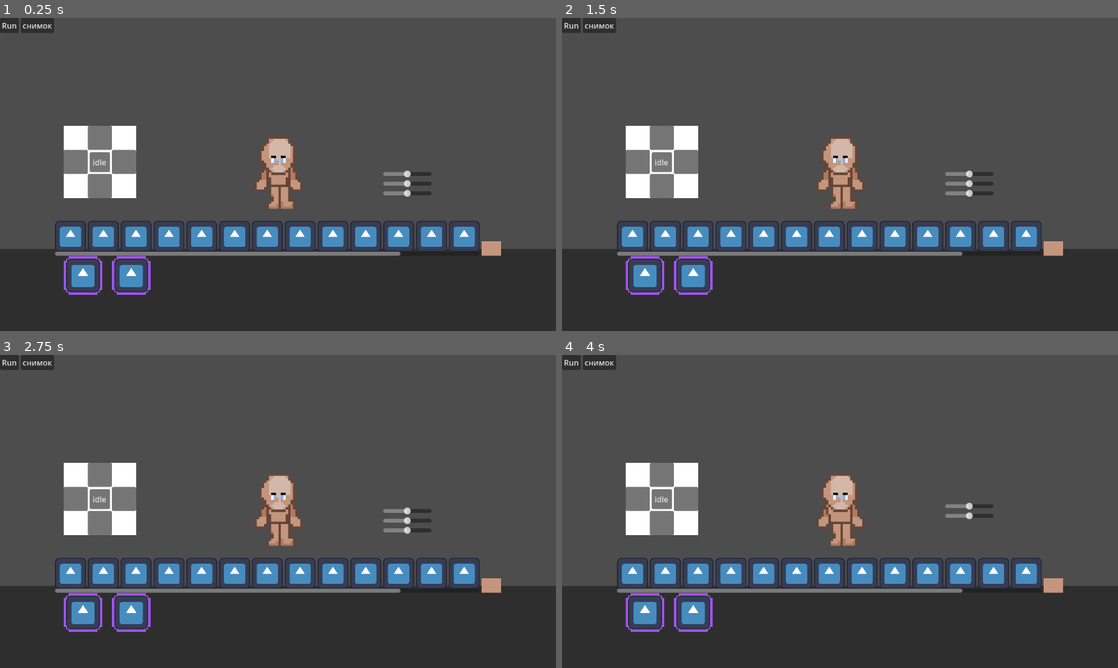
Above: before the commit, frames 1-4 (two rows, left to right).
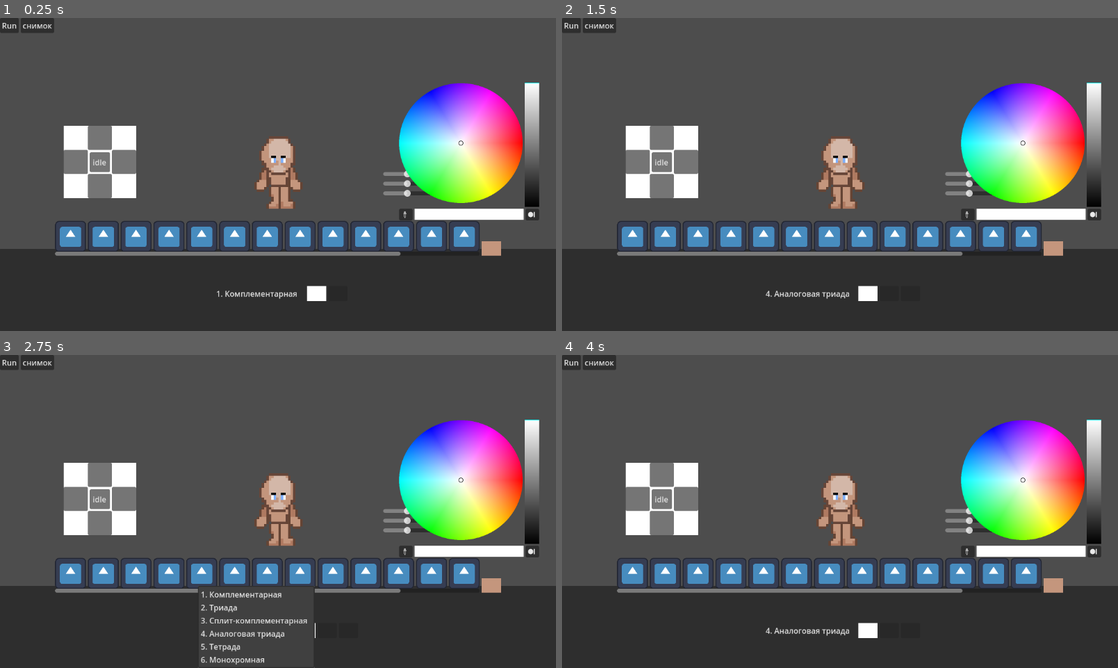
Above: after the commit, the same moments.

Repository: p1petto/CharacterMakerNew
Game: Godot game, scene res://Scenes/maker.tscn
The game is run twice, just before and just after one commit, with the same random seed, the same clock (stepped at 60 frames per second) and the same inputs. The engine's default icon, where the game draws it, is replaced by a stand-in: a white triangle on a blue panel in a dark square.
Inputs (mouse positions are in pixels of both pictures, inside the frame that each line leads up to):
- Up to frame 1 (0.25 s): no input
- Up to frame 2 (1.5 s): click (817, 293) at 0.5 s, where only the run after the commit has a clickable "1. Комплементарная"; click (878, 293) at 1.27 s
- Up to frame 3 (2.75 s): click (244, 630) at 2 s, where only the run after the commit has a clickable "4. Аналоговая триада"
- Up to frame 4 (4 s): click (645, 611) at 2.77 s; click (695, 611) at 3.52 s

The runs differ from the first frame. In frame 1, 10% of the frame differs, in the area x 11-97%, y 20-91%; in frame 2, 10%; in frame 3, 11%, in the area x 11-97%, y 20-100%; in frame 4, 11%.

Commit message:
added: Создание кнопок настройки цвета в зависимости от выбранной схемы

Diff:
--- a/Resources/CatalogItems/Clothes/Clothes/T-shirt/T-shirt1.tres
+++ b/Resources/CatalogItems/Clothes/Clothes/T-shirt/T-shirt1.tres
@@ -14,7 +14,7 @@
 down_walk_position = Vector2(-12, 12)
 right_walk_position = Vector2(-8, 12)
 top_walk_position = Vector2(-12, 9)
-left_walk_position = Vector2(-16, 0)
+left_walk_position = Vector2(-16, 12)
 clothes_type = "T-shirt"
 
 [resource]
--- /dev/null
+++ b/Scenes/color_scheme_button.tscn
@@ -0,0 +1,7 @@
+[gd_scene load_steps=2 format=3 uid="uid://c5g25vaej7j3d"]
+
+[ext_resource type="Script" path="res://Scripts/UI/color_scheme_button.gd" id="1_mab5n"]
+
+[node name="ColorSchemeButton" type="Button"]
+custom_minimum_size = Vector2(40, 30)
+script = ExtResource("1_mab5n")
--- a/Scenes/maker.tscn
+++ b/Scenes/maker.tscn
@@ -45,6 +45,8 @@
 [ext_resource type="Resource" uid="uid://clnhqp6wr2hj8" path="res://Resources/CatalogItems/Clothes/Clothes/Pants/overall1.tres" id="32_ba0ri"]
 [ext_resource type="Resource" uid="uid://bevuxacp5vbpd" path="res://Resources/CatalogItems/Clothes/Clothes/Pants/overall2.tres" id="33_f3a3y"]
 [ext_resource type="Resource" uid="uid://cc2qhrmkmu454" path="res://Resources/CatalogItems/Clothes/Clothes/Pants/overall3.tres" id="34_3iy82"]
+[ext_resource type="Script" path="res://Scripts/UI/color_scheme_controller.gd" id="41_nvgda"]
+[ext_resource type="PackedScene" uid="uid://c5g25vaej7j3d" path="res://Scenes/color_scheme_button.tscn" id="42_sa4c0"]
 
 [sub_resource type="ViewportTexture" id="ViewportTexture_1urqw"]
 viewport_path = NodePath("SubViewportContainer/SubViewport")
@@ -348,6 +350,7 @@
 size_flags_vertical = 8
 
 [node name="Body" parent="UI/Catalog/CatalogContainer" groups=["DynamicTab"] instance=ExtResource("4_kavcm")]
+visible = false
 layout_mode = 2
 catalog_items = Array[ExtResource("5_sbt4v")]([ExtResource("11_wp1wm"), ExtResource("7_kywax")])
 
@@ -432,7 +435,39 @@
 linked_symmetrical_element = NodePath("../LeftPantLeg")
 
 [node name="ColorSettings" parent="UI/Catalog/CatalogContainer" groups=["SettingsTab"] instance=ExtResource("4_kavcm")]
-visible = false
+layout_mode = 2
+
+[node name="CenterContainer" type="CenterContainer" parent="UI/Catalog/CatalogContainer/ColorSettings"]
+layout_mode = 2
+
+[node name="ColorSchemeController" type="HBoxContainer" parent="UI/Catalog/CatalogContainer/ColorSettings/CenterContainer"]
+layout_mode = 2
+script = ExtResource("41_nvgda")
+
+[node name="SettingsContainer" type="VBoxContainer" parent="UI/Catalog/CatalogContainer/ColorSettings/CenterContainer/ColorSchemeController"]
+layout_mode = 2
+
+[node name="SchemeMenuButton" type="MenuButton" parent="UI/Catalog/CatalogContainer/ColorSettings/CenterContainer/ColorSchemeController/SettingsContainer"]
+custom_minimum_size = Vector2(200, 30)
+layout_mode = 2
+clip_text = true
+item_count = 6
+popup/item_0/text = "1. Комплементарная"
+popup/item_1/text = "2. Триада"
+popup/item_1/id = 1
+popup/item_2/text = "3. Сплит-комплементарная"
+popup/item_2/id = 2
+popup/item_3/text = "4. Аналоговая триада"
+popup/item_3/id = 3
+popup/item_4/text = "5. Тетрада"
+popup/item_4/id = 4
+popup/item_5/text = "6. Монохромная"
+popup/item_5/id = 5
+
+[node name="СolorSchemeButtons" type="HBoxContainer" parent="UI/Catalog/CatalogContainer/ColorSettings/CenterContainer/ColorSchemeController"]
+layout_mode = 2
+
+[node name="ColorSchemeButton" parent="UI/Catalog/CatalogContainer/ColorSettings/CenterContainer/ColorSchemeController/СolorSchemeButtons" instance=ExtResource("42_sa4c0")]
 layout_mode = 2
 
 [node name="MarginContainer" type="CenterContainer" parent="UI/Catalog"]
@@ -460,6 +495,18 @@
 size_flags_horizontal = 8
 size_flags_vertical = 8
 script = ExtResource("26_hr221")
+
+[node name="ColorSchemeColorPicker" type="ColorPicker" parent="UI"]
+offset_left = 823.0
+offset_top = 131.0
+offset_right = 1121.0
+offset_bottom = 431.0
+size_flags_horizontal = 4
+picker_shape = 2
+color_modes_visible = false
+sliders_visible = false
+hex_visible = false
+presets_visible = false
 
 [node name="DirectionButtons" type="ColorRect" parent="UI"]
 offset_left = 132.0
@@ -553,6 +600,7 @@
 script = ExtResource("25_aee7t")
 animation_speed = 5.0
 
+[connection signal="color_changed" from="UI/ColorSchemeColorPicker" to="UI/Catalog/CatalogContainer/ColorSettings/CenterContainer/ColorSchemeController" method="_on_color_scheme_color_picker_color_changed"]
 [connection signal="button_up" from="UI/DirectionButtons/AnimationButton" to="UI/DirectionButtons/AnimationButton" method="_on_button_up"]
 [connection signal="toggled" from="UI/HBoxContainer/AnimationPlayer" to="AnimationController" method="_on_animation_player_toggled"]
 [connection signal="button_up" from="UI/HBoxContainer/Export" to="UI/HBoxContainer/Export" method="_on_button_up"]
--- /dev/null
+++ b/Scripts/UI/color_scheme_button.gd
@@ -0,0 +1,13 @@
+extends Button
+
+class_name ColorSchemeButton
+
+
+# Called when the node enters the scene tree for the first time.
+func _ready() -> void:
+	pass # Replace with function body.
+
+
+# Called every frame. 'delta' is the elapsed time since the previous frame.
+func _process(delta: float) -> void:
+	pass
--- /dev/null
+++ b/Scripts/UI/color_scheme_controller.gd
@@ -0,0 +1,56 @@
+extends HBoxContainer
+@onready var settings_container = $SettingsContainer
+@onready var scheme_menu_button = $SettingsContainer/SchemeMenuButton
+@onready var color_scheme_buttons = $"СolorSchemeButtons"
+@onready var start_scheme_button = $"СolorSchemeButtons/ColorSchemeButton"
+var color_scheme_button_scene = "res://Scenes/color_scheme_button.tscn"
+var popup
+var scheme_array = [2, 3, 3, 3, 4, 4]
+
+func _ready() -> void:
+	popup = scheme_menu_button.get_popup()
+	popup.id_pressed.connect(on_id_pressed)
+	if popup.item_count > 0:
+		# Установка текста для первого элемента
+		scheme_menu_button.text = popup.get_item_text(0)
+		# Имитируем нажатие на первый элемент для загрузки начальных кнопок
+		on_id_pressed(0)
+
+	set_new_bg_color(start_scheme_button, Color(1, 1, 1))
+
+func on_id_pressed(id):
+	# Обновляем текст кнопки
+	scheme_menu_button.text = popup.get_item_text(id)
+
+	# Очищаем все дочерние элементы из color_scheme_buttons, кроме первого
+	clear_color_scheme_buttons()
+
+	# Создаем новые кнопки в зависимости от значения в scheme_array
+	if id < scheme_array.size():
+		var buttons_count = scheme_array[id]
+		# Добавляем на одну кнопку меньше
+		if buttons_count > 0:
+			add_color_scheme_buttons(buttons_count - 1)
+
+# Функция для очистки всех дочерних элементов из color_scheme_buttons, кроме первого
+func clear_color_scheme_buttons():
+	# Пропускаем первый элемент и удаляем остальные
+	for i in range(color_scheme_buttons.get_child_count() - 1, 0, -1):
+		var child = color_scheme_buttons.get_child(i)
+		color_scheme_buttons.remove_child(child)
+		child.queue_free()
+
+# Функция для добавления нового количества кнопок
+func add_color_scheme_buttons(count: int):
+	for i in range(count):
+		var button_instance = load(color_scheme_button_scene).instantiate()
+		button_instance.disabled = true
+		color_scheme_buttons.add_child(button_instance)
+
+#func _on_color_scheme_color_picker_color_changed(color: Color) -> void:
+	#pass
+	#
+func set_new_bg_color(button: ColorSchemeButton, color:Color)-> void:
+	var normal_bg_color = StyleBoxFlat.new()
+	normal_bg_color.bg_color = color
+	button.add_theme_stylebox_override("normal", normal_bg_color)
Not shown: 1 places in Scenes/maker.tscn that only renumber resources
